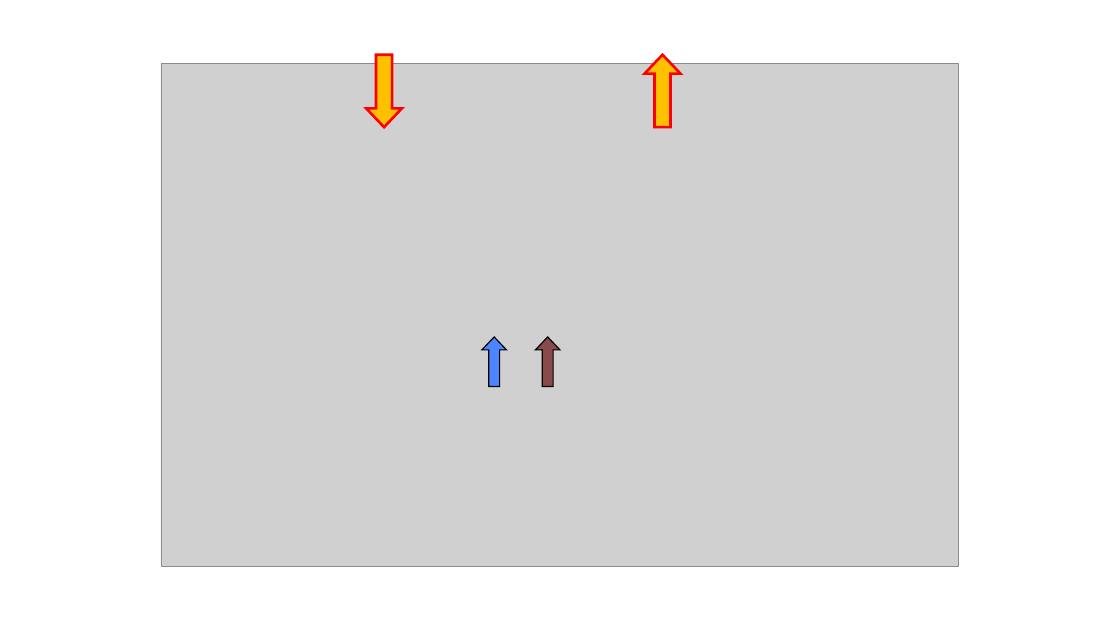
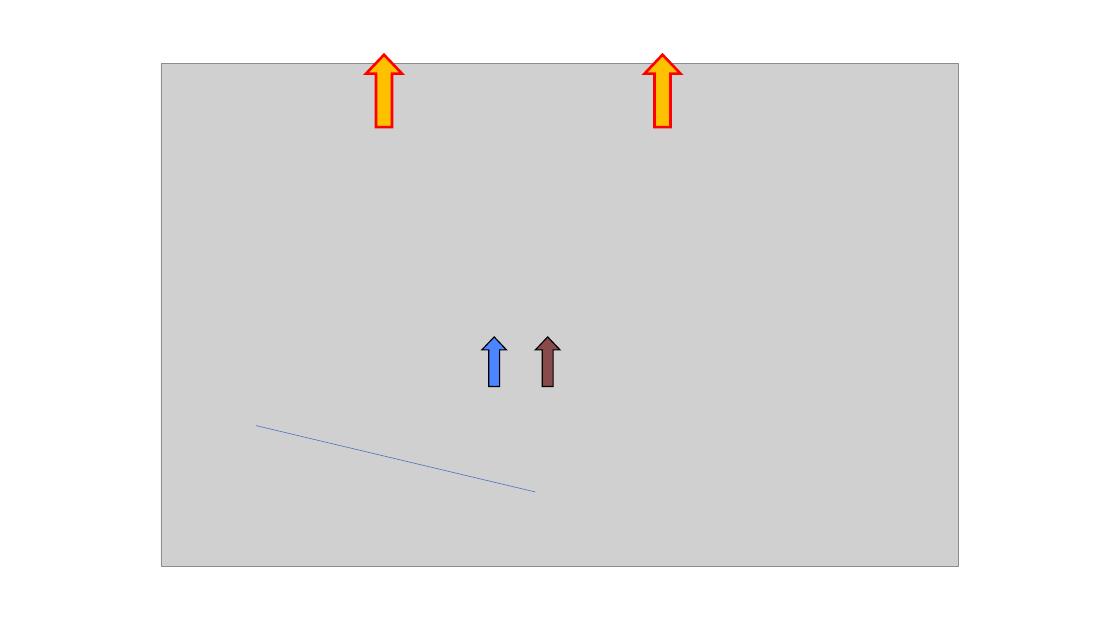
Before and after one commit to xpessoles/Sujets_Concours, a slide deck: slide 7 of 2009/CCMP_PSI_SI_Roburoc/images/Figures.pptx. Drawn at 1120x630 pixels with LibreOffice and Linux fonts; fonts in the diff are those of the drawing; grey boxes stand for pictures. Boxes give left, top, right and bottom in pixels: in the first picture for what was removed or moved away, otherwise in the second. Text is boxed around its words. In the diff, an @@ line names an element or a change of style, - is before the commit and + after.

```diff
--- a/2009/CCMP_PSI_SI_Roburoc/images/Figures.pptx
+++ b/2009/CCMP_PSI_SI_Roburoc/images/Figures.pptx
@@ up arrow at [366,55,402,127]: rotation 180 to 0 degrees @@
@@ line added from (535, 492) to (256, 426), #4472C4 0.5 pt @@
```
Also in this commit, not shown: 1 other slide changed.
